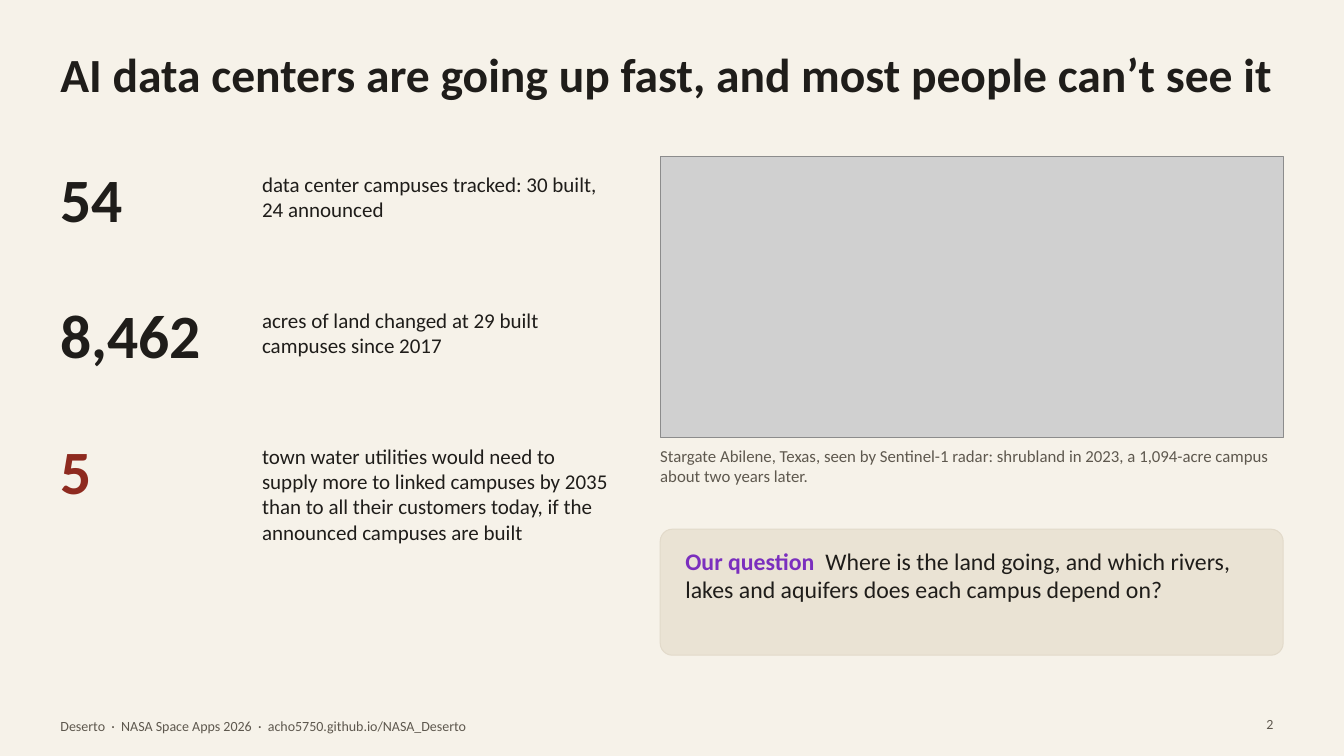
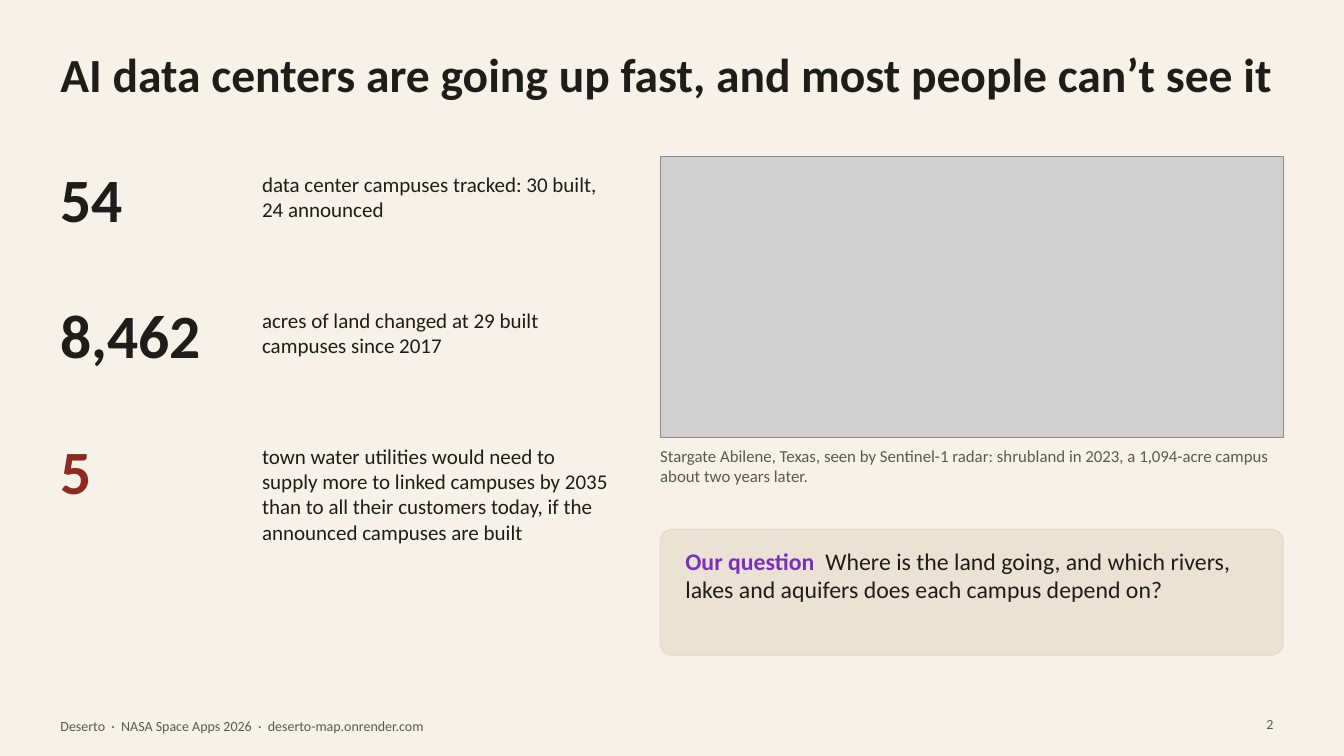
Before and after one commit to acho5750/NASA_Deserto, a slide deck: slide 2 of docs/deck/Data_Centers_and_Water_deck.pptx. Drawn at 1344x756 pixels with LibreOffice and Linux fonts; fonts in the diff are those of the drawing; grey boxes stand for pictures. Boxes give left, top, right and bottom in pixels: in the first picture for what was removed or moved away, otherwise in the second. Text is boxed around its words. In the diff, an @@ line names an element or a change of style, - is before the commit and + after.

```diff
--- a/docs/deck/Data_Centers_and_Water_deck.pptx
+++ b/docs/deck/Data_Centers_and_Water_deck.pptx
@@ text at (x1=60, y1=721, x2=424, y2=733): text changed @@
-Deserto · NASA Space Apps 2026 · acho5750.github.io/NASA_Deserto
+Deserto · NASA Space Apps 2026 · deserto-map.onrender.com
```
Also in this commit, not shown: 6 other slides changed, 2 other files.
